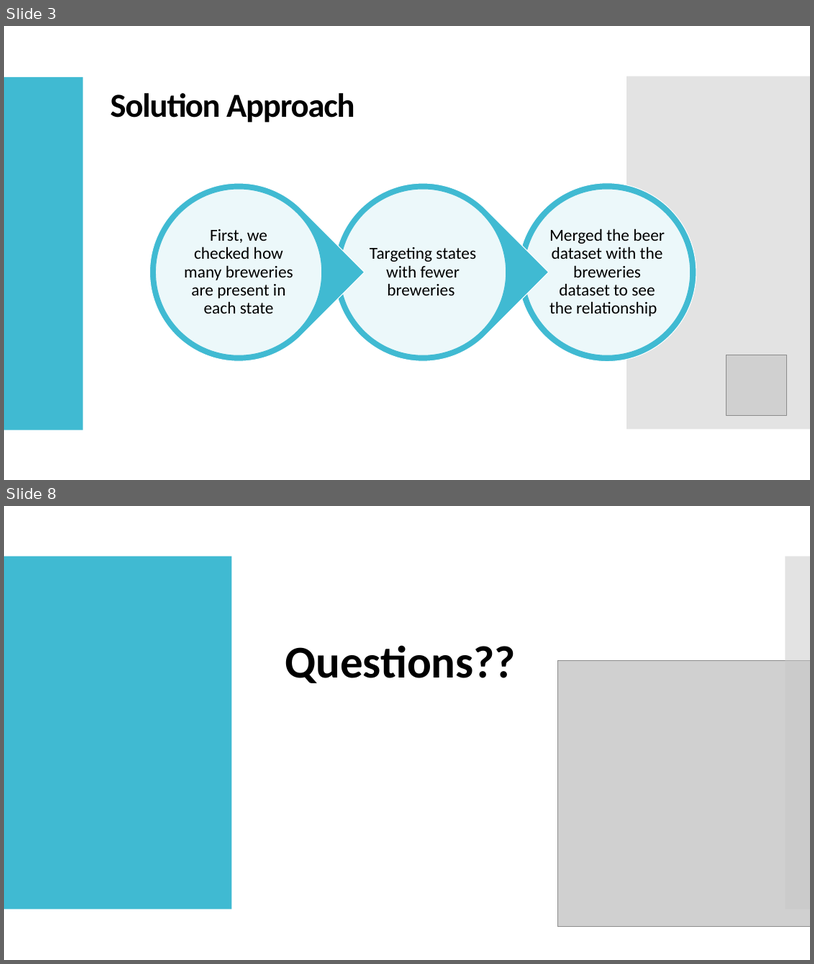
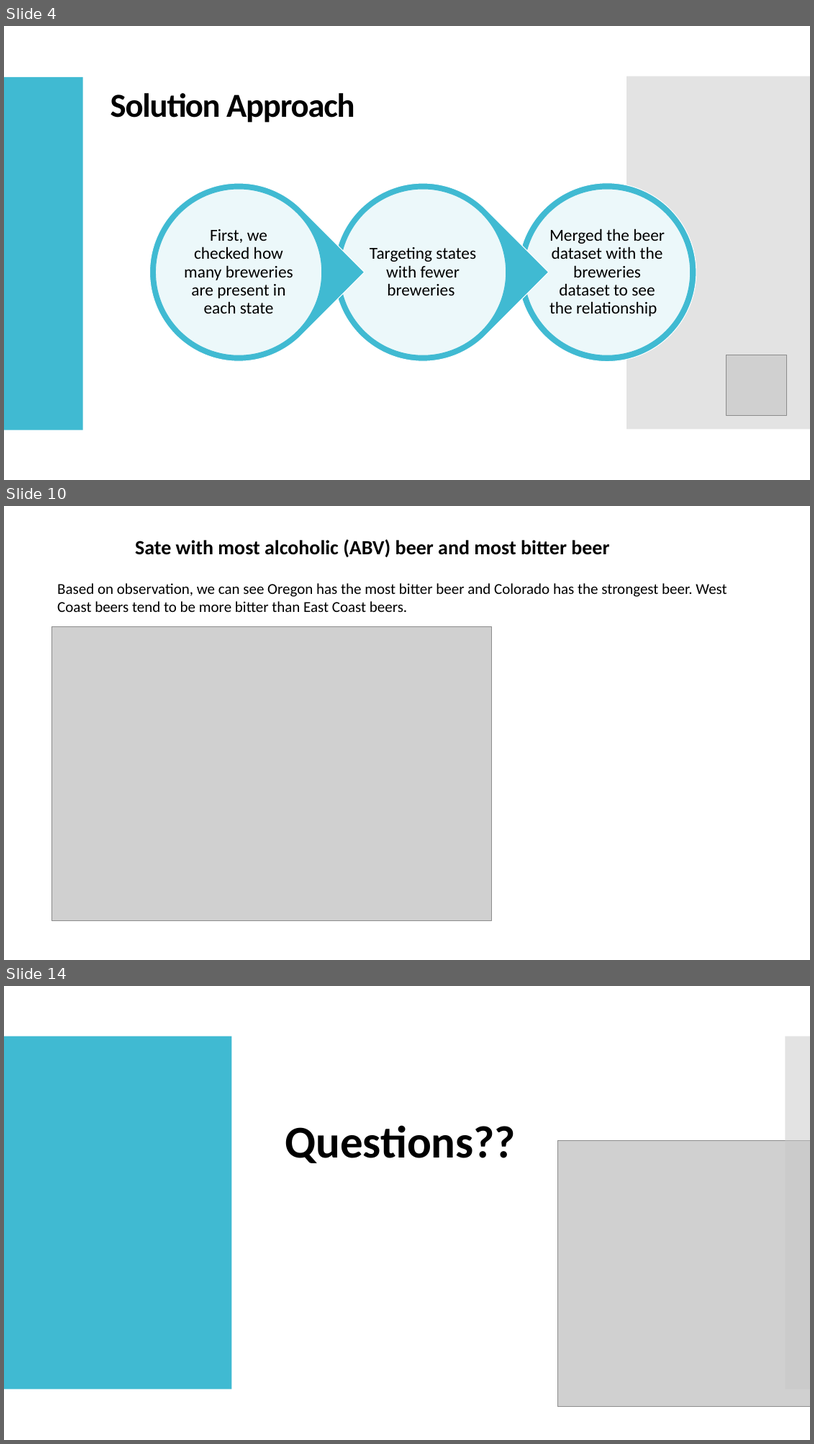
Before and after one commit to sfogelm/SMUDataScienceCapstone1, a slide deck: CaseStudy.pptx. Shown one above the other, each under a label of ours: slides 3 and 8 before the commit, slides 4, 10 and 14 after it; the slides between them are not shown. The pictures are 814x964 and 814x1444 pixels, drawn with LibreOffice and Linux fonts; fonts in the diff are those of the drawing; grey boxes stand for pictures. Boxes give left, top, right and bottom in pixels: in the first picture for what was removed or moved away, otherwise in the second. Text is boxed around its words. In the diff, an @@ line names an element or a change of style, - is before the commit and + after.

```diff
--- a/CaseStudy.pptx
+++ b/CaseStudy.pptx
@@ slide 10 added at box(4, 506, 810, 960), background #FFFFFF @@
@@ text added at box(135, 539, 610, 557), 24 pt, text #000000, bold @@
+Sate with most alcoholic (ABV) beer and most bitter beer
@@ text added at box(57, 583, 727, 612), 18 pt, text #000000 @@
+Based on observation, we can see Oregon has the most bitter beer and Colorado has the strongest beer. West Coast beers tend to be more bitter than East Coast beers.
@@ picture added at box(52, 627, 492, 921) @@
@@ what was slide 3 is now slide 4 @@
@@ what was slide 8 is now slide 14 @@
```
Also in this commit, not shown: 2 slides changed, 7 other slides added, 2 slides removed.
